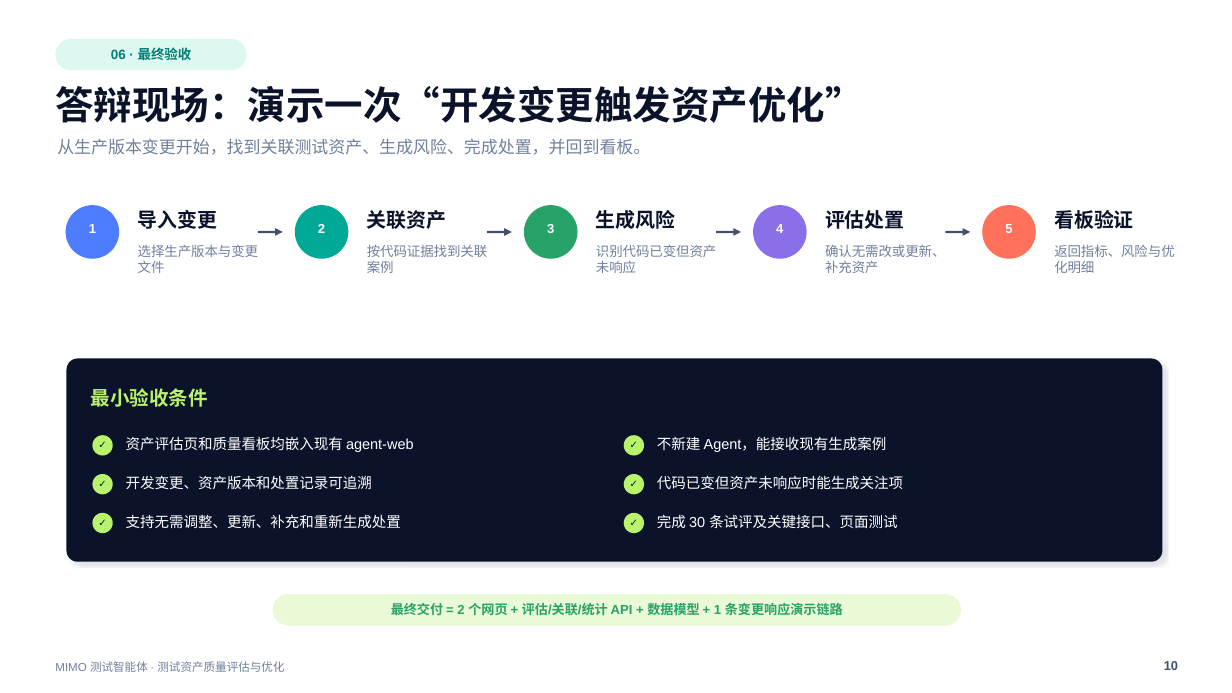
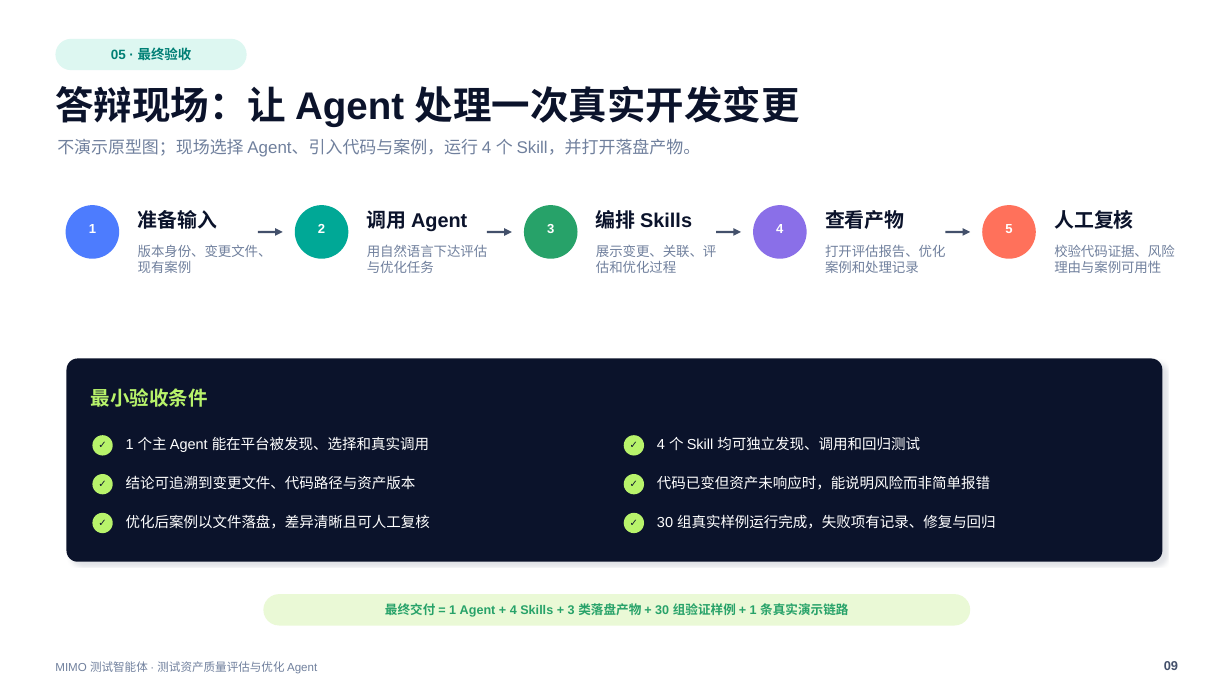
Before and after one commit to RKK222/intelligent-test-agent, a slide deck: slide 9 of artifacts/ai-case-usability-opening/面向开发变更的测试资产质量评估与优化-开题汇报.pptx (slide 10 before the commit). Drawn at 1232x693 pixels with LibreOffice and Linux fonts; fonts in the diff are those of the drawing. Boxes give left, top, right and bottom in pixels: in the first picture for what was removed or moved away, otherwise in the second. Text is boxed around its words. In the diff, an @@ line names an element or a change of style, - is before the commit and + after.

Commit message:
收敛测试资产课题为Agent与技能交付

```diff
--- a/artifacts/ai-case-usability-opening/面向开发变更的测试资产质量评估与优化-开题汇报.pptx
+++ b/artifacts/ai-case-usability-opening/面向开发变更的测试资产质量评估与优化-开题汇报.pptx
@@ text at <box>55,86,800,127</box>: text changed @@
-答辩现场：演示一次“开发变更触发资产优化”
+答辩现场：让 Agent 处理一次真实开发变更
@@ text at <box>57,139,701,157</box>: text changed @@
-从生产版本变更开始，找到关联测试资产、生成风险、完成处置，并回到看板。
+不演示原型图；现场选择 Agent、引入代码与案例，运行 4 个 Skill，并打开落盘产物。
@@ text at <box>138,210,218,229</box>: text changed @@
-导入变更
+准备输入
@@ text at <box>367,210,467,232</box>: text changed @@
-关联资产
+调用 Agent
@@ text at <box>596,210,692,229</box>: text changed @@
-生成风险
+编排 Skills
@@ text at <box>825,210,905,229</box>: text changed @@
-评估处置
+查看产物
@@ text at <box>1054,210,1134,229</box>: text changed @@
-看板验证
+人工复核
@@ text at <box>138,245,272,273</box>: text changed @@
-选择生产版本与变更文件
+版本身份、变更文件、现有案例
@@ text at <box>367,245,487,273</box>: text changed @@
-按代码证据找到关联案例
+用自然语言下达评估与优化任务
@@ text at <box>596,245,716,273</box>: text changed @@
-识别代码已变但资产未响应
+展示变更、关联、评估和优化过程
@@ text at <box>825,244,945,273</box>: text changed @@
-确认无需改或更新、补充资产
+打开评估报告、优化案例和处理记录
@@ text at <box>1054,245,1174,273</box>: text changed @@
-返回指标、风险与优化明细
+校验代码证据、风险理由与案例可用性
@@ text at <box>126,437,429,452</box>: text changed @@
-资产评估页和质量看板均嵌入现有 agent-web
+1 个主 Agent 能在平台被发现、选择和真实调用
@@ text at <box>657,437,920,450</box>: text changed @@
-不新建 Agent，能接收现有生成案例
+4 个 Skill 均可独立发现、调用和回归测试
@@ text at <box>126,475,416,490</box>: text changed @@
-开发变更、资产版本和处置记录可追溯
+结论可追溯到变更文件、代码路径与资产版本
@@ text at <box>657,475,990,490</box>: text changed @@
-代码已变但资产未响应时能生成关注项
+代码已变但资产未响应时，能说明风险而非简单报错
@@ text at <box>126,514,430,529</box>: text changed @@
-支持无需调整、更新、补充和重新生成处置
+优化后案例以文件落盘，差异清晰且可人工复核
@@ text at <box>657,515,996,529</box>: text changed @@
-完成 30 条试评及关键接口、页面测试
+30 组真实样例运行完成，失败项有记录、修复与回归
@@ rounded rectangle: place and size @@
-rounded rectangle at <box>273,594,961,626</box>
+rounded rectangle at <box>263,594,970,626</box>
@@ text at <box>385,603,848,617</box>: text changed; size 10.2 to 9.8 pt @@
-最终交付 = 2 个网页 + 评估/关联/统计 API + 数据模型 + 1 条变更响应演示链路
+最终交付 = 1 Agent + 4 Skills + 3 类落盘产物 + 30 组验证样例 + 1 条真实演示链路
@@ text at <box>55,661,317,674</box>: text changed @@
-MIMO 测试智能体 · 测试资产质量评估与优化
+MIMO 测试智能体 · 测试资产质量评估与优化 Agent
@@ text at <box>1164,661,1178,670</box>: text changed @@
-10
+09
```
Also in this commit, not shown: 8 other slides changed, 1 slide removed, 3 other files.
